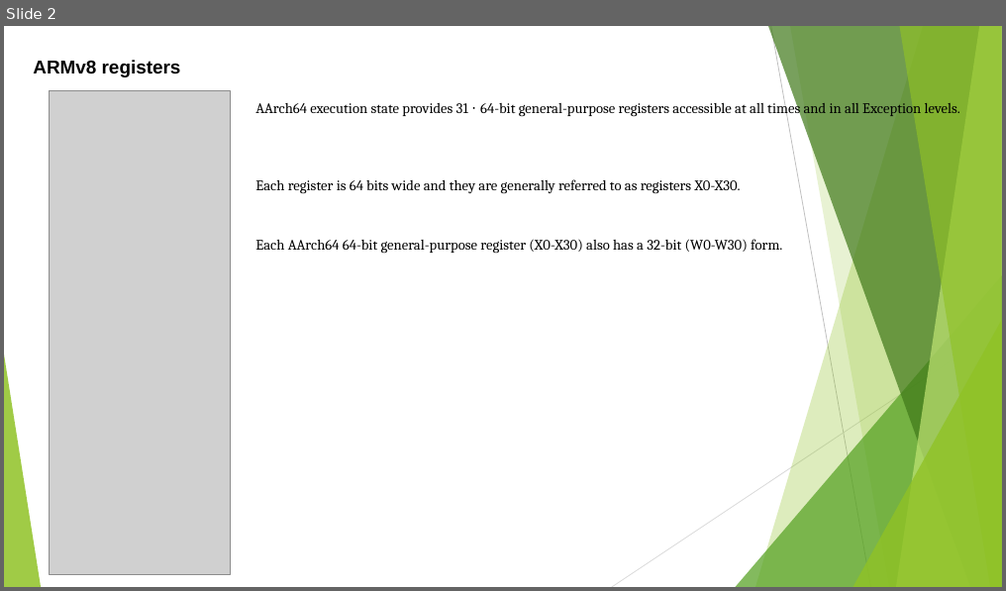
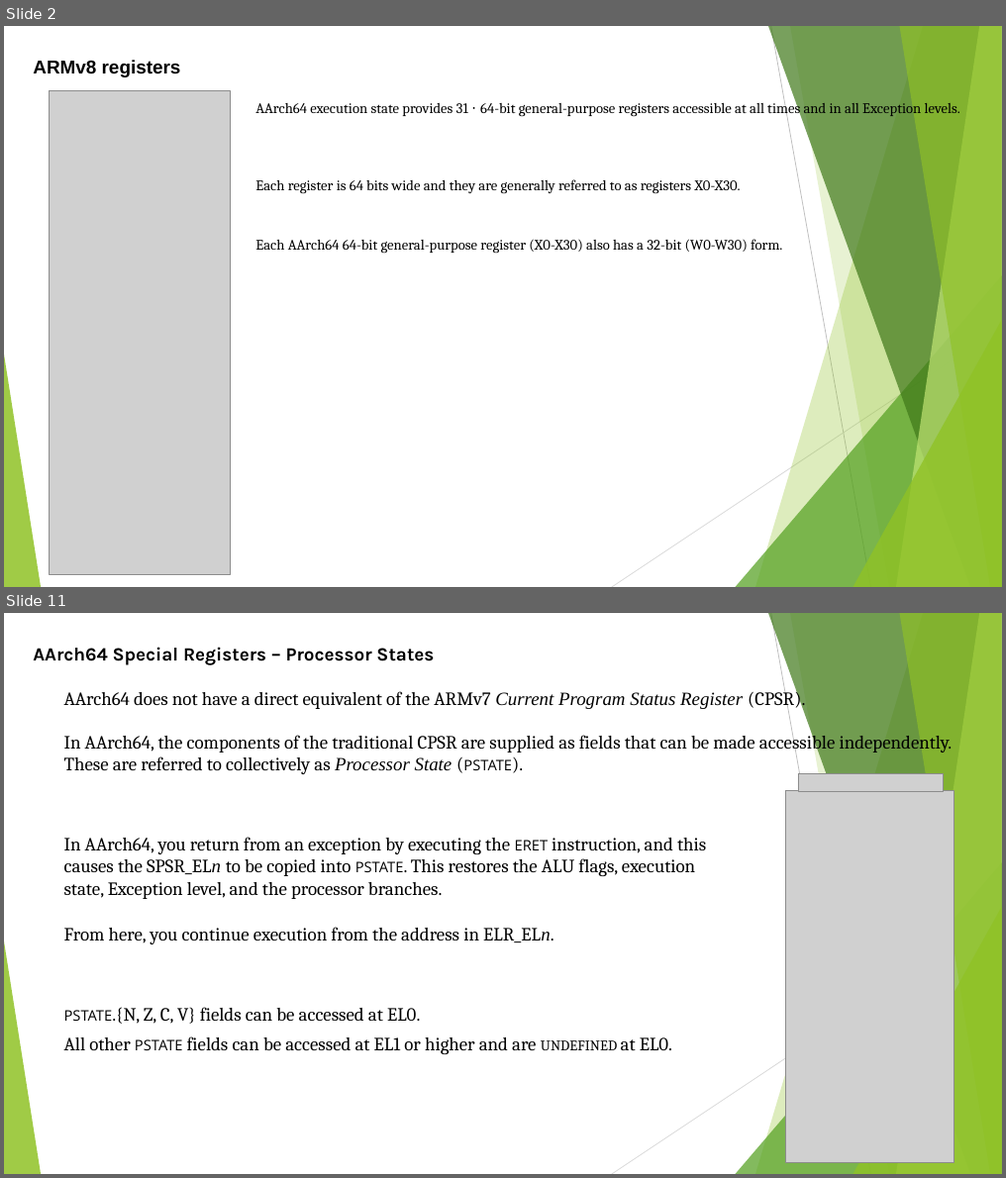
Before and after one commit to softwaresunleashed/ebook_writing, a slide deck: Presentations/ARM_PPTs/Ch4_ARMv8_Registers.pptx. Shown one above the other, each under a label of ours: slide 2 before the commit, slides 2 and 11 after it; the slides between them are not shown. The pictures are 1006x591 and 1006x1178 pixels, drawn with LibreOffice and Linux fonts; fonts in the diff are those of the drawing; grey boxes stand for pictures. Boxes give left, top, right and bottom in pixels: in the first picture for what was removed or moved away, otherwise in the second. Text is boxed around its words. In the diff, an @@ line names an element or a change of style, - is before the commit and + after.

```diff
--- a/Presentations/ARM_PPTs/Ch4_ARMv8_Registers.pptx
+++ b/Presentations/ARM_PPTs/Ch4_ARMv8_Registers.pptx
@@ slide 11 added at box(4, 613, 1002, 1174), background #FFFFFF; not listed: 10 template elements that a slide beside it also shows @@
@@ text added at box(33, 647, 434, 665), 18 pt, text #000000, bold @@
+AArch64 Special Registers – Processor States
@@ text added at box(64, 687, 805, 710), 18 pt, text #000000 @@
+AArch64 does not have a direct equivalent of the ARMv7 Current Program Status Register (CPSR).
@@ text added at box(64, 731, 952, 774), 18 pt, text #000000 @@
+In AArch64, the components of the traditional CPSR are supplied as fields that can be made accessible independently.
+These are referred to collectively as Processor State (PSTATE).
@@ picture added at box(785, 790, 953, 1162) @@
@@ picture added at box(798, 773, 943, 792) @@
@@ text added at box(64, 837, 706, 945), 18 pt, text #000000 @@
+In AArch64, you return from an exception by executing the ERET instruction, and this causes the SPSR_ELn to be copied into PSTATE. This restores the ALU flags, execution state, Exception level, and the processor branches.
+From here, you continue execution from the address in ELR_ELn.
@@ text added at box(64, 1007, 420, 1024), 18 pt, text #000000 @@
+PSTATE.{N, Z, C, V} fields can be accessed at EL0.
@@ text added at box(64, 1037, 672, 1055), 18 pt, text #000000 @@
+All other PSTATE fields can be accessed at EL1 or higher and are UNDEFINED at EL0.
```
Also in this commit, not shown: 1 slide changed, 14 other slides added, 1 slide removed.
